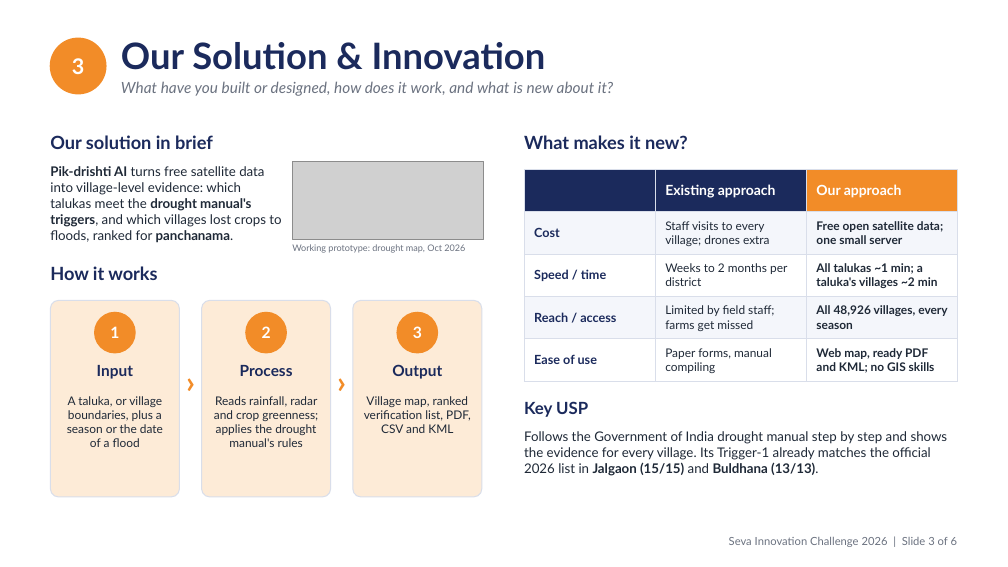
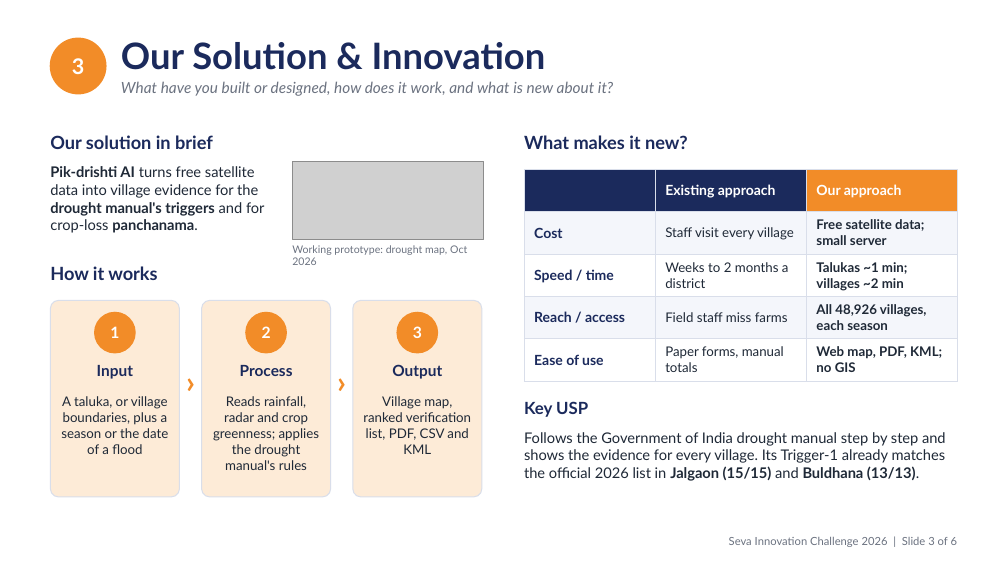
Before and after one commit to sujalappa/pik-drishti, a slide deck: slide 3 of presentation/Pik-drishti_AI_Seva_2026.pptx. Drawn at 1008x567 pixels with LibreOffice and Linux fonts; fonts in the diff are those of the drawing; grey boxes stand for pictures. Boxes give left, top, right and bottom in pixels: in the first picture for what was removed or moved away, otherwise in the second. Text is boxed around its words. In the diff, an @@ line names an element or a change of style, - is before the commit and + after.

```diff
--- a/presentation/Pik-drishti_AI_Seva_2026.pptx
+++ b/presentation/Pik-drishti_AI_Seva_2026.pptx
@@ text at [50,166,265,233]: text changed; size 9.5 to 10.5 pt @@
-Pik-drishti AI turns free satellite data into village-level evidence: which talukas meet the drought manual's triggers, and which villages lost crops to floods, ranked for panchanama.
+Pik-drishti AI turns free satellite data into village evidence for the drought manual's triggers and for crop-loss panchanama.
@@ table at [524,169,958,381] @@
-row 2, column 2: Staff visits to every village; drones extra
+row 2, column 2: Staff visit every village
-row 2, column 3: Free open satellite data; one small server
+row 2, column 3: Free satellite data; small server
-row 3, column 2: Weeks to 2 months per district
+row 3, column 2: Weeks to 2 months a district
-row 3, column 3: All talukas ~1 min; a taluka's villages ~2 min
+row 3, column 3: Talukas ~1 min; villages ~2 min
-row 4, column 2: Limited by field staff; farms get missed
+row 4, column 2: Field staff miss farms
-row 4, column 3: All 48,926 villages, every season
+row 4, column 3: All 48,926 villages, each season
-row 5, column 2: Paper forms, manual compiling
+row 5, column 2: Paper forms, manual totals
-row 5, column 3: Web map, ready PDF and KML; no GIS skills
+row 5, column 3: Web map, PDF, KML; no GIS
@@ size 9 to 10 pt in "Cost", "Speed / time", "Reach / access", "Ease of use" @@
@@ text "Working prototype: drought map, Oct ..." at [292,245,467,265]: size 6.5 to 7.5 pt @@
@@ size 8.5 to 9.5 pt in 3 elements at [61,412,169,454], [213,396,320,470], [363,396,471,454] @@
@@ text "Follows the Government of India ..." at [524,432,946,481]: size 9.5 to 10.5 pt @@
```
Also in this commit, not shown: 5 other slides changed, 3 other files.
